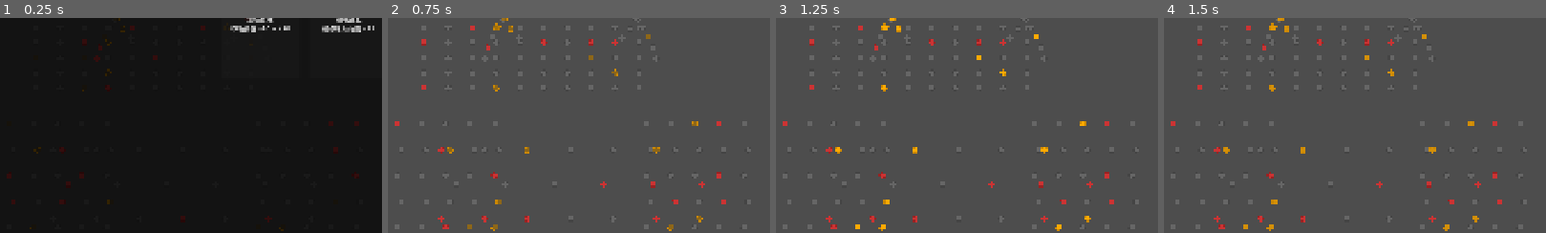
Above: before the commit, frames 1-4 (left to right).
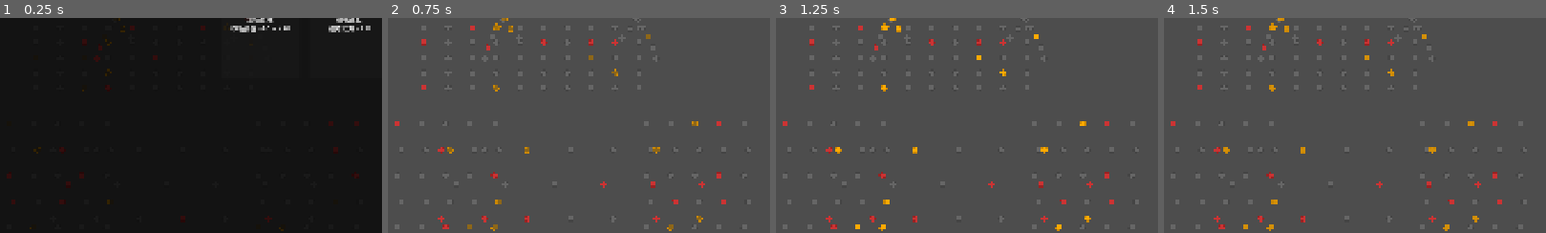
Above: after the commit, the same moments.

Repository: ever4Kenny/orb-foundry
Game: Godot game, scene res://scenes/main.tscn
Same seed, same stepped clock (60 frames per second), same inputs: the game is played once before the commit and once after it.
Inputs:
- Up to frame 1 (0.25 s): no input
- Up to frame 2 (0.75 s): click "重锤校准 中槽得分 +50 → +80" at 0.5 s
- Up to frame 3 (1.25 s): no input
- Up to frame 4 (1.5 s): click "重投候选（剩余 2 次）" at 1.25 s
The pictures show only the part of the screen within x 4-54%, y 41-91%; the shares and areas given below are measured in that part.

The runs differ from the first frame. In frame 1, 0.3% of the frame differs, in the area x 84-98%, y 3-7%; in frame 2, nothing differs; in frame 3, nothing differs; in frame 4, nothing differs.

Commit message:
fix: restore stuck recovery (2s), R6 magnet_force×1.5, relic tooltip

Diff:
--- a/resources/relic_config.json
+++ b/resources/relic_config.json
@@ -40,7 +40,7 @@
     {
       "id": "R6",
       "name": "磁极强化",
-      "desc": "磁球吸附范围 ×1.5",
+      "desc": "磁球吸力 ×1.5",
       "trigger": "onBallLaunch",
       "effect": {"type": "magnet_range_mul", "value": 1.5}
     }
--- a/scripts/ball.gd
+++ b/scripts/ball.gd
@@ -39,6 +39,7 @@
 	set(value):
 		_death_progress = value
 		queue_redraw()
+var _stuck_timer: float = 0.0
 var _pierced_pegs: Array = []  # pegs already pierced (don't re-score)
 var _magnet_target_pos: Vector2 = Vector2.ZERO
 var _death_tween: Tween = null
@@ -146,12 +147,20 @@
 		_apply_magnetic_force(delta)
 
 	# Speed cap
-	var sp = linear_velocity.length()
+	var sp := linear_velocity.length()
 	if sp > MAX_SPEED:
 		linear_velocity = linear_velocity.normalized() * MAX_SPEED
 
-
-	# Fallen below slots — gap death (slots end at y≈1060, threshold before viewport bottom)
+	# Stuck detection: nearly stopped for > 2s
+	if sp < 10.0:
+		_stuck_timer += delta
+		if _stuck_timer > 2.0:
+			_die_through_gap()
+			return
+	else:
+		_stuck_timer = 0.0
+
+	# Fallen below slots — gap death
 	if position.y > 1070:
 		_die_through_gap()
 		return
--- a/scripts/relic_manager.gd
+++ b/scripts/relic_manager.gd
@@ -91,7 +91,7 @@
 			"magnet_range_mul":
 				var ball_node = payload.get("ball_node")
 				if is_instance_valid(ball_node):
-					ball_node.magnet_range *= float(effect.get("value", 1.5))
+					ball_node.magnet_force *= float(effect.get("value", 1.5))
 			# ball_draw_count and score_override are query-type, handled via get_* APIs
 			_:
 				pass
--- a/scripts/ui/hud.gd
+++ b/scripts/ui/hud.gd
@@ -71,6 +71,7 @@
 		return
 	var rid := str(relic.get("id", ""))
 	var card := PanelContainer.new()
+	card.tooltip_text = str(relic.get("desc", ""))
 	var hb := HBoxContainer.new()
 	hb.add_theme_constant_override("separation", 4)
 	card.add_child(hb)
